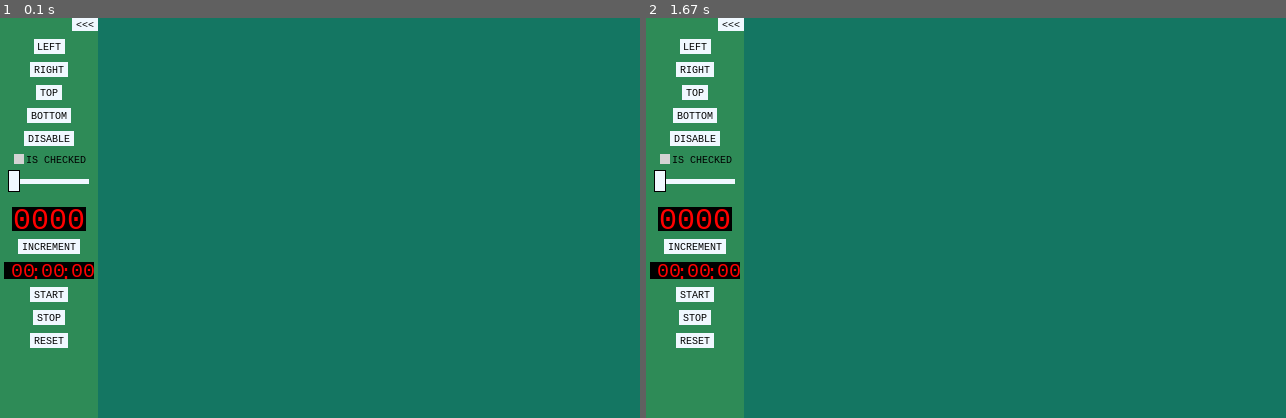
Above: before the commit, frames 1-2 (left to right).
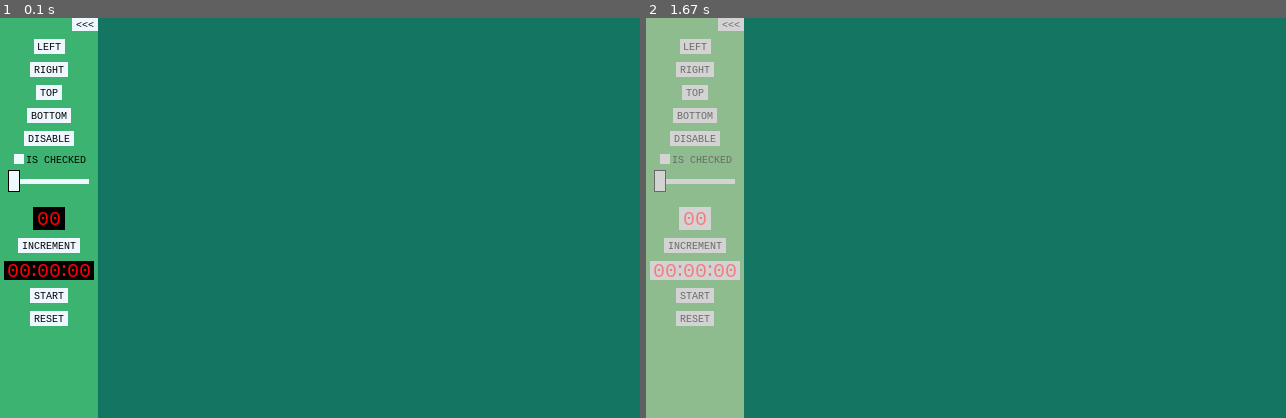
Above: after the commit, the same moments.

Repository: alexetsnyder/OuroborosPython
Game: pygame game, started from Pygame/Maps/IslandMaps/controls.py
Two runs of this game, one before a commit and one after it. Both use one fixed random seed, a clock stepped at 60 frames per second and the inputs below.
Inputs (mouse positions are in pixels of both pictures, inside the frame that each line leads up to):
- Up to frame 1 (0.1 s): no input
- Up to frame 2 (1.67 s): hold S 0.33-0.8 s; move the mouse to (940, 234) at 0.37 s; press the mouse at (1042, 254) at 0.87 s; move the mouse to (921, 162) at 0.97 s; release the mouse at (799, 70) at 1.1 s

The runs differ from the first frame. In frame 1, 13% of the frame differs, in the area x 0-16%, y 0-100%; in frame 2, 15%.

Commit message:
Central Styles and Removed Plottable
Centeralized the styles, and fixed minor gui bugs. Removed the plottable decorator for inheritance of Rect.

Diff:
--- a/Pygame/Maps/IslandMaps/app.py
+++ b/Pygame/Maps/IslandMaps/app.py
@@ -10,7 +10,7 @@
 		self.surface = pygame.display.set_mode(self.size, pygame.RESIZABLE)
 
 	def wire_events(self):
-		imp.IMP().add_listener(events.WindowResizedEvent().listen(self.on_resize))
+		imp.IMP().add_listener(events.WindowResizedEvent().create(self.on_resize))
 
 	def on_resize(self, event):
 		self.surface = pygame.display.set_mode((event.w, event.h), pygame.RESIZABLE)
@@ -41,7 +41,7 @@
 			imp.IMP().register(obj)
 
 	def wire_events(self):
-		imp.IMP().add_listener(events.WindowResizedEvent().listen(self.on_resize))
+		imp.IMP().add_listener(events.WindowResizedEvent().create(self.on_resize))
 
 	def on_resize(self, event):
 		size = event.w, event.h
--- a/Pygame/Maps/IslandMaps/controls.py
+++ b/Pygame/Maps/IslandMaps/controls.py
@@ -1,27 +1,14 @@
 #controls.py
 import time, math
-import go, imp, events
-from go import Styles, Style
+import go, imp, style, events
 from structs import *
 
 class Control (go.Rect):
-	def __init__(self, left_top, size, is_visible=True, is_enabled=True):
+	def __init__(self, left_top=(0, 0), size=(0, 0), is_visible=True, is_enabled=True):
+		super().__init__(left_top, size)
 		self.mw, self.mh = self.margins = (8, 8)
-		self.set_enabled(is_enabled)
-		self.set_visibility(is_visible)
-		super().__init__(left_top, size)
-		self.set_size(size)
-		self.set_position(left_top)
-		self.create_styles()
-
-	def create_styles(self):
-		self.styles = Styles()
-		self.styles['default_enabled'] = Style(Color.ALICE_BLUE)
-		self.styles['default_disabled'] = Style(Color.LIGHT_GREY)
-		self.styles['default_text_enabled'] = Style(font_size=10)
-		self.styles['default_text_disabled'] = Style(Color.DIM_GREY, font_size=10)
-		self.styles['default_border_enabled'] = Style(Color.BLACK)
-		self.styles['default_border_disabled'] = Style(Color.DIM_GREY)
+		Control.set_enabled(self, is_enabled)
+		Control.set_visibility(self, is_visible)
 
 	def set_visibility(self, is_visible):
 		self.is_visible = is_visible
@@ -35,7 +22,7 @@
 			postfix = 'enabled'
 		else:
 			postfix = 'disabled'
-		return self.styles['{}_{}'.format(key, postfix)]
+		return imp.IMP().styles.try_get('{}_{}'.format(key, postfix), style.Style())
 
 	def update(self):
 		pass
@@ -45,18 +32,16 @@
 
 class Button (Control):
 	def __init__(self, text, on_click=None, left_top=(0, 0), min_size=(0, 0), is_visible=True, is_enabled=True):
+		super().__init__(left_top, is_enabled=is_enabled, is_visible=is_visible)
 		self.is_active = False
 		self.on_click = on_click
 		self.min_w, self.min_h = self.min_size = min_size
-		self.font_style = Style(font_size=10)
+		self.font_style = self.get_text_style()
 		self.btn_txt = go.RenderText(text, self.font_style)
 		self.btn_bck = go.Rect((0, 0), (0, 0))
+		self.set_size(self.get_size())
+		self.set_position(self.left_top)
 		self.wire_events()
-		super().__init__(left_top, self.get_size(), is_enabled=is_enabled, is_visible=is_visible)
-
-	def create_styles(self):
-		super().create_styles()
-		self.styles['btn_active'] = Style(Color.RED)
 
 	def wire_events(self):
 		imp.IMP().add_listener(events.MouseMotionEvent().create(self.on_mouse_motion, quell=True))
@@ -75,7 +60,7 @@
 
 	def get_style(self):
 		if self.is_enabled and self.is_active:
-			return self.styles['btn_active']
+			return imp.IMP().styles.try_get('btn_active', style.Style())
 		return super().get_style('default')
 
 	def get_text_style(self):
@@ -95,6 +80,7 @@
 	def set_text(self, btn_txt):
 		self.btn_txt.set_text(btn_txt)
 		self.set_size(self.get_size())
+		events.UserEvent(CustomEvent.REFRESH_SIDEBAR).post()
 
 	def get_size(self):
 		w, h = self.btn_txt.size
@@ -111,13 +97,13 @@
 
 class SideBar (Control):
 	def __init__(self, controls=[], window_side=WindowSide.LEFT):
+		super().__init__()
 		self.is_expanded = True
 		self.controls = controls
 		self.window_side = window_side
 		self.sidebar_bck = go.Rect((0, 0), (0, 0))
 		self.btn_expand = Button(self.get_btn_txt(), on_click=self.toggle_expand)
 		self.min_w, self.min_h = self.min_size = self.btn_expand.size
-		super().__init__((0, 0), (0, 0))
 		self.set_size(self.assay_size())
 		self.set_position(self.assay_position())
 		self.wire_events()
@@ -273,28 +259,23 @@
 
 	def draw(self, surface):
 		if self.is_visible:
-			self.sidebar_bck.draw(surface, self.get_style('default').color)
+			self.sidebar_bck.draw(surface, self.get_style('sidebar').color)
 			self.btn_expand.draw(surface)
 			for control in self.controls:
 				control.draw(surface)
 
 class CheckBox (Control):
 	def __init__(self, lbl_str, on_checked=None, left_top=(0, 0)):
+		super().__init__()
 		self.is_checked = False
 		self.on_checked = on_checked
-		self.font_style = Style(font_size=10)
+		self.font_style = self.get_style('default_text')
 		self.lbl_text = go.RenderText(lbl_str, self.font_style)
 		self.check_box = go.Rect(left_top, (10, 10), width=1)
 		self.fill_box = go.Rect(left_top, (10, 10))
-		super().__init__(left_top, tuple(x + 10 for x in self.lbl_text.size))
+		self.set_size(tuple(x + 10 for x in self.lbl_text.size))
+		self.set_position(left_top)
 		self.wire_events()
-
-	def create_styles(self):
-		super().create_styles()
-		self.styles['check_box_enabled'] = Style(Color.LIGHT_GREY)
-		self.styles['check_box_disabled'] = Style(Color.SLATE_GREY)
-		self.styles['check_mark_enabled'] = Style(Color.BLACK)
-		self.styles['check_mark_disabled'] = Style(Color.DIM_GREY)
 
 	def wire_events(self):
 		imp.IMP().add_listener(events.MouseLeftButtonDownEvent().create(self.on_mouse_left_button_down))
@@ -309,6 +290,7 @@
 	def set_text(self, text):
 		self.lbl_text.set_text(text)
 		self.set_size(tuple(x + 10 for x in self.lbl_text.size))
+		events.UserEvent(CustomEvent.REFRESH_SIDEBAR).post()
 
 	def set_onchecked(self, method):
 		self.on_checked = method
@@ -325,30 +307,26 @@
 
 	def draw(self, surface):
 		if self.is_visible:
-			self.check_box.draw(surface, self.get_style('check_box').color)
+			self.check_box.draw(surface, self.get_style('default').color)
 			if self.is_checked:
-				self.fill_box.draw(surface, self.get_style('check_mark').color)
+				self.fill_box.draw(surface, self.get_style('default').color)
 			self.lbl_text.draw(surface, self.get_style('default_text').color)
 
 class StopWatch (Control):
 	def __init__(self, left_top=(0, 0), digit_color=Color.RED):
+		super().__init__()
 		self.time = 0
 		self.prv_time = 0
 		self.padding = 4
 		self.is_running = False
-		self.font_style = Style(digit_color, font_size=20)
+		self.font_style = self.get_style('digit_text')
 		self.seperator_txt = go.RenderText(':', self.font_style)
 		self.seconds_txt = go.RenderText(self.display_format(0), self.font_style)
 		self.minutes_txt = go.RenderText(self.display_format(0), self.font_style)
 		self.hours_txt = go.RenderText(self.display_format(0), self.font_style)
 		self.box = go.Rect(left_top, (0, 0))
-		super().__init__(left_top, self.get_clock_size())
-
-	def create_styles(self):
-		super().create_styles()
-		self.styles['default_enabled'].color = Color.BLACK
-		self.styles['digit_text_enabled'] = self.font_style
-		self.styles['digit_text_disabled'] = Style(Color.LIGHT_CORAL, font_size=20)
+		self.set_size(self.get_clock_size())
+		self.set_position(left_top)
 
 	def set_display(self):
 		hours, minutes, seconds = self.get_time()
@@ -369,7 +347,7 @@
 	def set_position(self, left_top):
 		super().set_position(left_top)
 		self.box.set_position(self.left_top)
-		left = self.left + self.padding * 2
+		left = self.left + self.padding
 		self.hours_txt.set_position((left, self.y - self.hours_txt.h // 2))
 		left += self.hours_txt.w + self.seperator_txt.w + self.padding
 		self.minutes_txt.set_position((left, self.y - self.minutes_txt.h // 2))
@@ -382,7 +360,7 @@
 		clock_width += self.minutes_txt.w + self.padding // 2
 		clock_width += self.seperator_txt.w + self.padding // 2
 		clock_width += self.seconds_txt.w + self.padding
-		return (clock_width, self.seconds_txt.h + self.padding)
+		return (clock_width, self.seconds_txt.h + self.padding + 2)
 
 	def get_time(self):
 		r_time = math.ceil(self.time)
@@ -412,40 +390,36 @@
 
 	def draw_clock(self, surface):
 		digit_color = self.get_style('digit_text').color
-		left = self.left + self.padding
+		left = self.left
 		self.hours_txt.draw(surface, digit_color)
 		left += self.hours_txt.w + self.padding
-		self.seperator_txt.draw_at(surface, digit_color, (left, self.top + self.h // 4 + 2))
+		self.seperator_txt.draw_at(surface, digit_color, (left + 2, self.top + self.h // 4))
 		left += self.seperator_txt.w + self.padding // 2
 		self.minutes_txt.draw(surface, digit_color)
 		left += self.minutes_txt.w + 2
-		self.seperator_txt.draw_at(surface, digit_color, (left, self.top + self.h // 4 + 2))
+		self.seperator_txt.draw_at(surface, digit_color, (left + 2, self.top + self.h // 4))
 		self.seconds_txt.draw(surface, digit_color)
 
 	def draw(self, surface):
 		if self.is_visible:
-			self.box.draw(surface, self.get_style('default').color)
+			self.box.draw(surface, self.get_style('clockback').color)
 			self.draw_clock(surface)
 
 class CounterBox (Control):
-	def __init__(self, digits, can_grow=False, limit=100, left_top=(0, 0), digit_color=Color.RED):
+	def __init__(self, digits, can_grow=False, limit=100, left_top=(0, 0)):
+		super().__init__()
 		self.limit = limit
 		self.can_grow = can_grow
 		self.digits = digits
 		self.post_update = False
 		self.div = 10 * int('{}{}'.format(1, ''.join(['0' for i in range(self.digits-1)])))
 		self.counter = 0
-		self.padding = 4
+		self.padding = 10
 		self.box = go.Rect(left_top, (0, 0))
-		self.font_style = Style(digit_color, font_size=30)
+		self.font_style = self.get_style('digit_text')
 		self.display_text = go.RenderText(self.get_display_str(), font_style=self.font_style)
-		super().__init__(left_top, tuple(x + self.padding for x in self.display_text.size))
-
-	def create_styles(self):
-		super().create_styles()
-		self.styles['default_enabled'].color = Color.BLACK
-		self.styles['digit_text_enabled'] = self.font_style
-		self.styles['digit_text_disabled'] = Style(Color.LIGHT_CORAL, font_size=30)
+		self.set_size(tuple(x + self.padding for x in self.display_text.size))
+		self.set_position(left_top)
 
 	def set_size(self, size):
 		super().set_size(size)
@@ -490,11 +464,12 @@
 
 	def draw(self, surface):
 		if self.is_visible:
-			self.box.draw(surface, self.get_style('default').color)
+			self.box.draw(surface, self.get_style('clockback').color)
 			self.display_text.draw(surface, self.get_style('digit_text').color)
 
 class Slider (Control):
 	def __init__(self, length=80, measure=10, left_top=(0, 0)):
+		super().__init__()
 		self.is_dragging = False
 		self.fixed_height = 5
 		self.sw, self.sh = self.slider_size = (10, 4 * self.fixed_height)
@@ -503,7 +478,8 @@
 		self.bar = go.Rect((0, 0), (length, self.fixed_height))
 		self.slider_border = go.Rect((0, 0), tuple(x + 2 for x in self.slider_size), width=1)
 		self.slider = go.Rect((0, 0), self.slider_size)
-		super().__init__(left_top, (length, self.sh))
+		self.set_size((length, self.sh))
+		self.set_position(left_top)
 		self.wire_events()
 
 	def wire_events(self):
@@ -519,7 +495,7 @@
 		self.is_dragging = False
 
 	def on_mouse_motion(self, event):
-		if self.is_dragging:
+		if self.is_enabled and self.is_dragging:
 			x, y = event.pos
 			if x - self.slider.w // 2 < self.bar.left:
 				x = self.bar.left + self.slider.w // 2
@@ -553,11 +529,10 @@
 	btn_bottom = Button('BOTTOM')
 	btn_enable = Button('DISABLE')
 	chk_box = CheckBox('IS CHECKED', on_checked=lambda event: print('OnChecked'))
-	counter_box = CounterBox(4, can_grow=True)
-	btn_inc = Button('INCREMENT', lambda event : counter_box.increment(1000))
+	counter_box = CounterBox(2, can_grow=True)
+	btn_inc = Button('INCREMENT', lambda event : counter_box.increment(5))
 	stop_watch = StopWatch()
-	btn_start = Button('START', lambda event : stop_watch.start())
-	btn_stop = Button('STOP', lambda event : stop_watch.stop())
+	btn_start = Button('START')
 	btn_reset = Button('RESET', lambda event : stop_watch.reset())
 	slider = Slider()
 
@@ -573,7 +548,6 @@
 	controls.append(btn_inc)
 	controls.append(stop_watch)
 	controls.append(btn_start)
-	controls.append(btn_stop)
 	controls.append(btn_reset)
 	sidebar = SideBar(controls, WindowSide.LEFT)
 
@@ -605,9 +579,19 @@
 		btn_inc.set_enabled(not btn_inc.is_enabled)
 		stop_watch.set_enabled(not stop_watch.is_enabled)
 		btn_start.set_enabled(not btn_start.is_enabled)
-		btn_stop.set_enabled(not btn_stop.is_enabled)
 		btn_reset.set_enabled(not btn_reset.is_enabled)
 	btn_enable.on_click = toggle_enable
 
+	def start_stop(event):
+		if stop_watch.is_running:
+			btn_start.set_text('START')
+			stop_watch.stop()
+		else:
+			btn_start.set_text('STOP')
+			stop_watch.start()
+	btn_start.on_click = start_stop
+
+	imp.IMP().add_listener(events.KeyDownEvent(pygame.K_s).create(lambda event : sidebar.set_enabled(not sidebar.is_enabled)))
+
 	unit_test.register([sidebar])
 	unit_test.run()
--- a/Pygame/Maps/IslandMaps/events.py
+++ b/Pygame/Maps/IslandMaps/events.py
@@ -32,7 +32,8 @@
 	pygame.K_t      : 't',
 	pygame.K_r      : 'r',
 	pygame.K_e      : 'e',
-	pygame.K_v      : 'v'
+	pygame.K_v      : 'v',
+	pygame.K_s      : 's'
 }
 
 PYGAME_USEREVENT_NAME_TO_STRING = {
--- a/Pygame/Maps/IslandMaps/go.py
+++ b/Pygame/Maps/IslandMaps/go.py
@@ -1,76 +1,7 @@
 #go.py
-import pygame
+import pygame, imp
 from pygame import freetype
 from structs import *
-
-class Style:
-	def __init__(self, color=Color.BLACK, font_size=20, font_name='lucidaconsole'):
-		self.color = color
-		self.font_size = font_size
-		self.font_name = font_name
-
-class Styles:
-	def __init__(self):
-		self.map = {}
-
-	def __setitem__(self, key, style_info):
-		self.map[key] = style_info
-
-	def __getitem__(self, key):
-		return self.map[key]
-
-	def try_get(self, key, default):
-		if key in self.map:
-			return self.map[key]
-		return default
-
-def plottable(cls):
-	class PlottableClass (cls):
-		def __init__(self, left_top, size, *args, margins=(0, 0), **kargs):
-			self.m_w, self.m_h = self.margins = margins
-			self.loading = True
-			self.set_size(size)
-			self.set_position(left_top)
-			self.loading = False
-			if hasattr(super(), '__init__'):
-				super().__init__(*args, **kargs)
-
-		def set_size(self, size):
-			self.w, self.h = self.size = size
-			self.h_w, self.h_h = self.w // 2, self.h // 2
-			if not self.loading and hasattr(super(), 'set_size'):
-				super().set_size(size)
-
-		def set_position(self, left_top):
-			left, top = self.origin = left_top
-			self.left, self.right = left + self.m_w, left + self.w - self.m_w
-			self.top, self.bottom = top + self.m_h, top + self.h - self.m_h
-			self.left_top = (self.left, self.top)
-			self.left_bottom = (self.left, self.bottom)
-			self.right_top = (self.right, self.top)
-			self.right_bottom = (self.right, self.bottom)
-			self.x, self.y = self.center = self.left + self.h_w, self.top + self.h_h
-			if not self.loading and hasattr(super(), 'set_position'):
-				super().set_position(left_top)
-
-		def get_size(self):
-			if hasattr(super(), 'get_size'):
-				return super().get_size()
-			return self.size
-
-		def center_on(self, position):
-			x, y = position
-			w, h = self.get_size()
-			self.set_position((x - w // 2, y - h // 2))
-			if hasattr(super(), 'center_on'):
-				return super().center_on(self.left_top)
-			return self
-
-		def move(self, dx, dy):
-			self.set_position((self.left + dx, self.top + dy))
-			if hasattr(super(), 'move'):
-				super().move(dx, dy)
-	return PlottableClass
 
 class Vector:
 	def __init__(self, *args):
@@ -155,10 +86,10 @@
 		self.line.draw(surface, color)
 
 class Rect:
-	def __init__(self, left_top, size, width=0):
+	def __init__(self, left_top, size=(0, 0), width=0):
 		self.width = width
-		self.set_size(size)
-		self.set_position(left_top)
+		Rect.set_size(self, size)
+		Rect.set_position(self, left_top)
 
 	def set_size(self, size):
 		self.w, self.h = self.size = size
@@ -201,7 +132,7 @@
 
 	def draw_at(self, surface, color, pos):
 		left, top = pos
-		pygame.draw.rect(surface, color, pygame.Rect((left - self.w // 2, right - self.h // 2), self.size))
+		pygame.draw.rect(surface, color, pygame.Rect((left - self.w // 2, top - self.h // 2), self.size))
 
 	def draw(self, surface, color):
 		pygame.draw.rect(surface, color, pygame.Rect(self.left_top, self.size))
@@ -219,7 +150,7 @@
 
 	def create_default_style(self):
 		if self.font_style == None:
-			self.font_style = Style()
+			self.font_style = imp.Style()
 
 	def create_font(self):
 		return freetype.SysFont(self.font_style.font_name, self.font_style.font_size)
--- a/Pygame/Maps/IslandMaps/imp.py
+++ b/Pygame/Maps/IslandMaps/imp.py
@@ -1,5 +1,5 @@
 #imp.py
-import events
+import style, events
 
 def singleton(cls):
 	class SingletonWrapper (cls):
@@ -23,6 +23,7 @@
 		self.actions = None
 		self.event_dispatcher = None
 		self.render_objects = []
+		self.styles = style.Styles()
 
 	def init(self, screen, config, event_dispatcher, debug=False):
 		self.debug = debug
--- a/Pygame/Maps/IslandMaps/maps.py
+++ b/Pygame/Maps/IslandMaps/maps.py
@@ -3,14 +3,6 @@
 import imp, go, events
 from opensimplex import OpenSimplex
 from structs import *
-
-class Point:
-	def __init__(self, x, y):
-		self.x = x
-		self.y = y
-
-	def get(self):
-		return (self.x, self.y)
 
 class Circle:
 	def __init__(self, center, radius):
@@ -90,18 +82,19 @@
 			else:
 				prv_color = color
 
-@go.plottable
-class Tile:
-	def __init__(self, color):
+class Tile (go.Rect):
+	def __init__(self, left_top, size, color):
+		super().__init__(left_top, size)
 		self.color = color
 
 	def draw(self, surface):
-		pygame.draw.rect(surface, self.color, pygame.Rect(self.left_top, self.size))
-
-@go.plottable
-class IslandMap:
-	def __init__(self, radius, tile_size):
+		super().draw(surface, self.color)
+
+class IslandMap (go.Rect):
+	def __init__(self, left_top, size, radius, tile_size):
+		super().__init__(left_top, size)
 		self.grid = []
+		self.draw_image = False
 		self.rows, self.cols = 0, 0
 		self.tw, self.th = self.tile_size = tile_size
 		self.color_map = ColorMap(self.left_top, self.size, radius)
@@ -112,11 +105,16 @@
 
 	def wire_events(self):
 		imp.IMP().add_listener(events.KeyDownEvent(pygame.K_r).create(self.on_reset))
+		imp.IMP().add_listener(events.KeyDownEvent(pygame.K_s).create(self.on_key_down))
 
 	def on_reset(self, event):
 		self.reset()
 
+	def on_key_down(self, event):
+		self.draw_image = not self.draw_image
+
 	def set_position(self, left_top):
+		super().set_position(left_top)
 		index = 0
 		for i in range(self.left, self.right, self.tw):
 			for j in range(self.top, self.bottom, self.th):
@@ -158,13 +156,15 @@
 		self.map_fill.survey()
 
 	def draw(self, surface):
-		#self.color_map.draw(surface)
-		for tile in self.grid:
-		 	tile.draw(surface)
-
-@go.plottable
-class ColorMap:
-	def __init__(self, radius):
+		if self.draw_image:
+			self.color_map.draw(surface)
+		else:
+			for tile in self.grid:
+			 	tile.draw(surface)
+
+class ColorMap (go.Rect):
+	def __init__(self, left_top, size, radius):
+		super().__init__(left_top, size)
 		self.scale = 0.007
 		self.land = Land()
 		self.island_radius = radius
@@ -204,9 +204,17 @@
 	def draw(self, surface):
 		surface.blit(self.map_surface, pygame.Rect(self.left_top, self.size))
 
-@go.plottable
-class LineMap:
-	def __init__(self, radius):
+class Point:
+	def __init__(self, x, y):
+		self.x = x
+		self.y = y
+
+	def get(self):
+		return (self.x, self.y)
+
+class LineMap (go.Rect):
+	def __init__(self, left_top, size, radius):
+		super().__init__(left_top, size)
 		self.points = []
 		self.radius = radius
 		self.sum_x, self.sum_y = 0, 0
@@ -219,6 +227,7 @@
 		imp.IMP().add_listener(events.KeyDownEvent(pygame.K_r).create(self.on_reset))
 
 	def set_position(self, left_top):
+		super().set_position(left_top)
 		self.circle = Circle(self.center, self.radius)
 
 	def on_reset(self, event):
--- a/Pygame/Maps/IslandMaps/structs.py
+++ b/Pygame/Maps/IslandMaps/structs.py
@@ -1,25 +1,28 @@
 #structs.py
 
 class Color:
-	WHITE  		  = (255, 255, 255, 255)
-	BLACK  		  = (  0,   0,   0, 255)
-	RED           = (255,   0,   0, 255)
-	LIGHT_CORAL   = (240, 128, 128, 255)
-	GREEN  		  = (  0, 255,   0, 255)
-	SEA_GREEN     = ( 46, 139,  87, 255)
-	FOREST_GREEN  = ( 13,  55,  13, 255)
-	TEAL_FELT     = ( 20, 118,  98, 255)
-	BLUE   		  = (  0,   0, 255, 255)
-	ALICE_BLUE    = (240, 248, 255, 255)
-	DEEP_SKY_BLUE = (  0, 191, 255, 255)
-	YELLOW 		  = (255, 255,   0, 255)
-	SAND          = ( 76,  70,  50, 255)
-	LIGHT_GREY    = (211, 211, 211, 255)
-	SILVER 		  = (192, 192, 192, 255)
-	GREY          = (128, 128, 128, 255)
-	DIM_GREY      = (105, 105, 105, 255)
-	SLATE_GREY    = (112, 128, 144, 255)
-	TRANSPARENT   = (  0,   0,   0,   0)
+	WHITE  		     = (255, 255, 255, 255)
+	BLACK  		     = (  0,   0,   0, 255)
+	RED              = (255,   0,   0, 255)
+	LIGHT_CORAL      = (240, 128, 128, 255)
+	GREEN  		     = (  0, 255,   0, 255)
+	LIGHT_SEA_GREEN  = ( 32, 178, 170, 255)
+	MEDIUM_SEA_GREEN = ( 60, 179, 113, 255)
+	SEA_GREEN        = ( 46, 139,  87, 255)
+	DARK_SEA_GREEN   = (143, 188, 143, 255)
+	FOREST_GREEN     = ( 13,  55,  13, 255)
+	TEAL_FELT        = ( 20, 118,  98, 255)
+	BLUE   		     = (  0,   0, 255, 255)
+	ALICE_BLUE       = (240, 248, 255, 255)
+	DEEP_SKY_BLUE    = (  0, 191, 255, 255)
+	YELLOW 		     = (255, 255,   0, 255)
+	SAND             = ( 76,  70,  50, 255)
+	LIGHT_GREY       = (211, 211, 211, 255)
+	SILVER 		     = (192, 192, 192, 255)
+	GREY             = (128, 128, 128, 255)
+	DIM_GREY         = (105, 105, 105, 255)
+	SLATE_GREY       = (112, 128, 144, 255)
+	TRANSPARENT      = (  0,   0,   0,   0)
 
 class MouseButton:
 	LEFT           = 1
--- /dev/null
+++ b/Pygame/Maps/IslandMaps/style.py
@@ -0,0 +1,44 @@
+#style.py
+from structs import *
+
+class Style:
+	def __init__(self, color=Color.BLACK, font_size=20, font_name='lucidaconsole'):
+		self.color = color
+		self.font_size = font_size
+		self.font_name = font_name
+
+styles = {
+	'sidebar_enabled'		  : Style(Color.MEDIUM_SEA_GREEN),
+	'sidebar_disabled'        : Style(Color.DARK_SEA_GREEN),
+	'default_enabled'         : Style(Color.ALICE_BLUE),
+	'default_disabled'        : Style(Color.LIGHT_GREY),
+	'default_text_enabled'    : Style(Color.BLACK, font_size=10),
+	'default_text_disabled'   : Style(Color.DIM_GREY, font_size=10),
+	'default_border_enabled'  : Style(Color.BLACK),
+	'default_border_disabled' : Style(Color.DIM_GREY),
+	'btn_active'              : Style(Color.RED),
+	'check_mark_enabled'      : Style(Color.BLACK),
+	'check_mark_disabled'     : Style(Color.DIM_GREY),
+	'digit_text_enabled'      : Style(Color.RED, font_size=20),
+	'digit_text_disabled'     : Style(Color.LIGHT_CORAL, font_size=30),
+	'clockback_enabled'       : Style(Color.BLACK),
+	'clockback_disabled'      : Style(Color.LIGHT_GREY)
+}
+
+class Styles:
+	def __init__(self):
+		self.map = styles
+
+	def __setitem__(self, key, style_info):
+		self.map[key] = style_info
+
+	def __getitem__(self, key):
+		return self.map[key]
+
+	def try_get(self, key, default):
+		if key in self.map:
+			return self.map[key]
+		return default
+
+if __name__=='__main__':
+	pass
